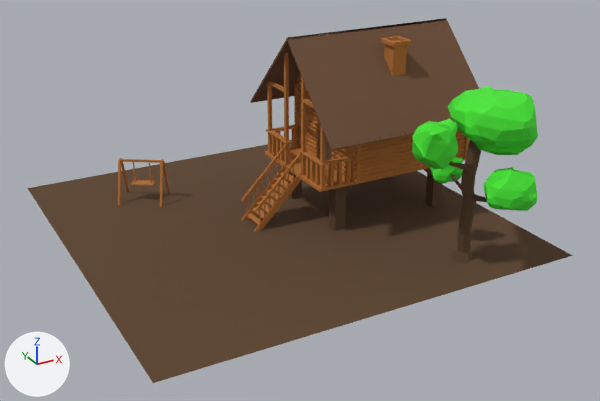
One commit to the glTF model public/assets/cabin/cabin/Untitled.glb: the scene before it, then after it.
Rendered twice from a camera (50 mm lens) standing at (-38.4, -56.1, 30.6) and looking at (-7.9, -0.7, 2.8). Every picture has the same lights, and +X, +Y and +Z are marked at lower left. The first picture is the older version. Where no turn or scale is listed for an object, it has been applied to the vertices. Vertices at exactly the same position are counted once.

The scene before the commit, as lines of its bpy script (objects in view):
```python
me_plane_ligher_brown_001_0 = bpy.data.meshes.new('Plane_Ligher Brown.001_0')
me_plane_ligher_brown_001_0.from_pydata(...)  # 10636 vertices, 20320 faces; spans x -11.2..16.6, y -5.3..12.3, z -0.2..15.7
me_plane_ligher_brown_001_0.materials.append(mat_ligher_brown_001)  # orange #b87333
me_plane_material_001_0_002 = bpy.data.meshes.new('Plane_Material.001_0.002')
me_plane_material_001_0_002.from_pydata(...)  # 352 vertices, 628 faces; spans x -17.5..17.5, y -17.5..17.5, z -0.6..11.0
me_plane_material_001_0_002.materials.append(mat_material_001)  # brown #5d432c
me_plane_material_002_0 = bpy.data.meshes.new('Plane_Material.002_0')
me_plane_material_002_0.from_pydata(...)  # 477 vertices, 896 faces; spans x 3.99..13.62, y -18.63..-9.64, z 5.34..13.68
me_plane_material_002_0.materials.append(mat_material_002)  # green #47e732
me_plane_roof_0 = bpy.data.meshes.new('Plane_Roof_0')
me_plane_roof_0.from_pydata(...)  # 1544 vertices, 3271 faces; spans x 1.1..17.1, y -7.3..7.2, z 8.4..15.8
me_plane_roof_0.materials.append(mat_roof)  # brown #6f4e37
ob_plane_ligher_brown_001_0 = bpy.data.objects.new('Plane_Ligher Brown.001_0', me_plane_ligher_brown_001_0)
ob_plane_ligher_brown_001_0.location = (-8.45, 2.58, -0.05)
ob_plane_material_001_0 = bpy.data.objects.new('Plane_Material.001_0', me_plane_material_001_0_002)
ob_plane_material_001_0.location = (-8.45, 2.58, -0.05)
ob_plane_material_002_0 = bpy.data.objects.new('Plane_Material.002_0', me_plane_material_002_0)
ob_plane_material_002_0.location = (-8.45, 2.58, -0.05)
ob_plane_roof_0 = bpy.data.objects.new('Plane_Roof_0', me_plane_roof_0)
ob_plane_roof_0.location = (-8.45, 2.58, -0.05)
```
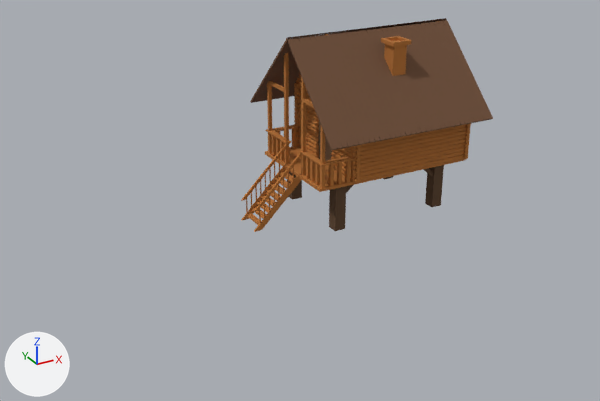
Pixel boxes [x1, y1, x2, y2] of what changed, in the pictures (600 x 401 px):
'Plane_Material.001_0', reshaped (71% narrower, 58% shorter): before [28, 122, 573, 383]; after [287, 122, 444, 231]
'Plane_Ligher Brown.001_0', reshaped (34% narrower): before [118, 21, 469, 232]; after [241, 21, 471, 232]
'Plane_Material.002_0', deleted (green): before [412, 86, 538, 211]
part 1 of me_plane_ligher_brown_001_0, deleted (orange): before [118, 158, 170, 207]
part 2 of me_plane_material_001_0_002, deleted (brown): before [449, 140, 487, 263]
part 3 of me_plane_material_001_0_002, deleted (brown): before [28, 140, 573, 383]

Edits to the bpy script that builds the scene:
```text
Change me_plane_ligher_brown_001_0:
    used by ob_plane_ligher_brown_001_0; location = (-8.45, 2.58, -0.05)
    remove me_plane_ligher_brown_001_0.from_pydata(...)  # 10636 vertices, 20320 faces; spans x -11.2..16.6, y -5.3..12.3, z -0.2..15.7
    add me_plane_ligher_brown_001_0.from_pydata(...)  # 10552 vertices, 20192 faces; spans x -2.8..16.6, y -5.3..5.2, z 0.0..15.7
    me_plane_ligher_brown_001_0 part 1: 10 loose pieces with 84 vertices, spanning x -11.2..-6.0, y 7.2..12.3, z -0.2..3.8, are deleted
Change me_plane_material_001_0_002:
    used by ob_plane_material_001_0; location = (-8.45, 2.58, -0.05)
    remove me_plane_material_001_0_002.from_pydata(...)  # 352 vertices, 628 faces; spans x -17.5..17.5, y -17.5..17.5, z -0.6..11.0
    add me_plane_material_001_0_002.from_pydata(...)  # 200 vertices, 334 faces; spans x 3.2..14.4, y -4.5..4.1, z 0.0..8.5
    me_plane_material_001_0_002 part 2: the loose piece of 148 vertices spanning x 6.2..10.9, y -16.6..-11.3, z -0.6..11.0 is deleted
    me_plane_material_001_0_002 part 3: the loose piece of 4 vertices spanning x -17.5..17.5, y -17.5..17.5, z 0.0 is deleted
Remove ob_plane_material_002_0:
    ob_plane_material_002_0 = bpy.data.objects.new('Plane_Material.002_0', me_plane_material_002_0)
    ob_plane_material_002_0.location = (-8.45, 2.58, -0.05)
```
